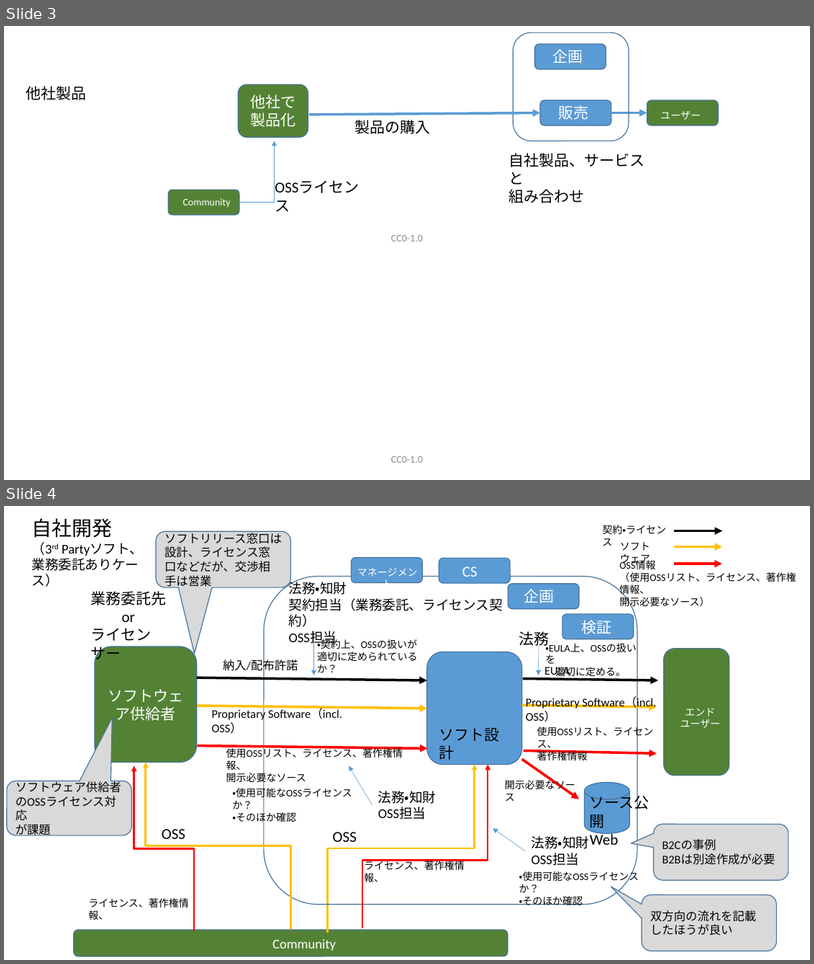
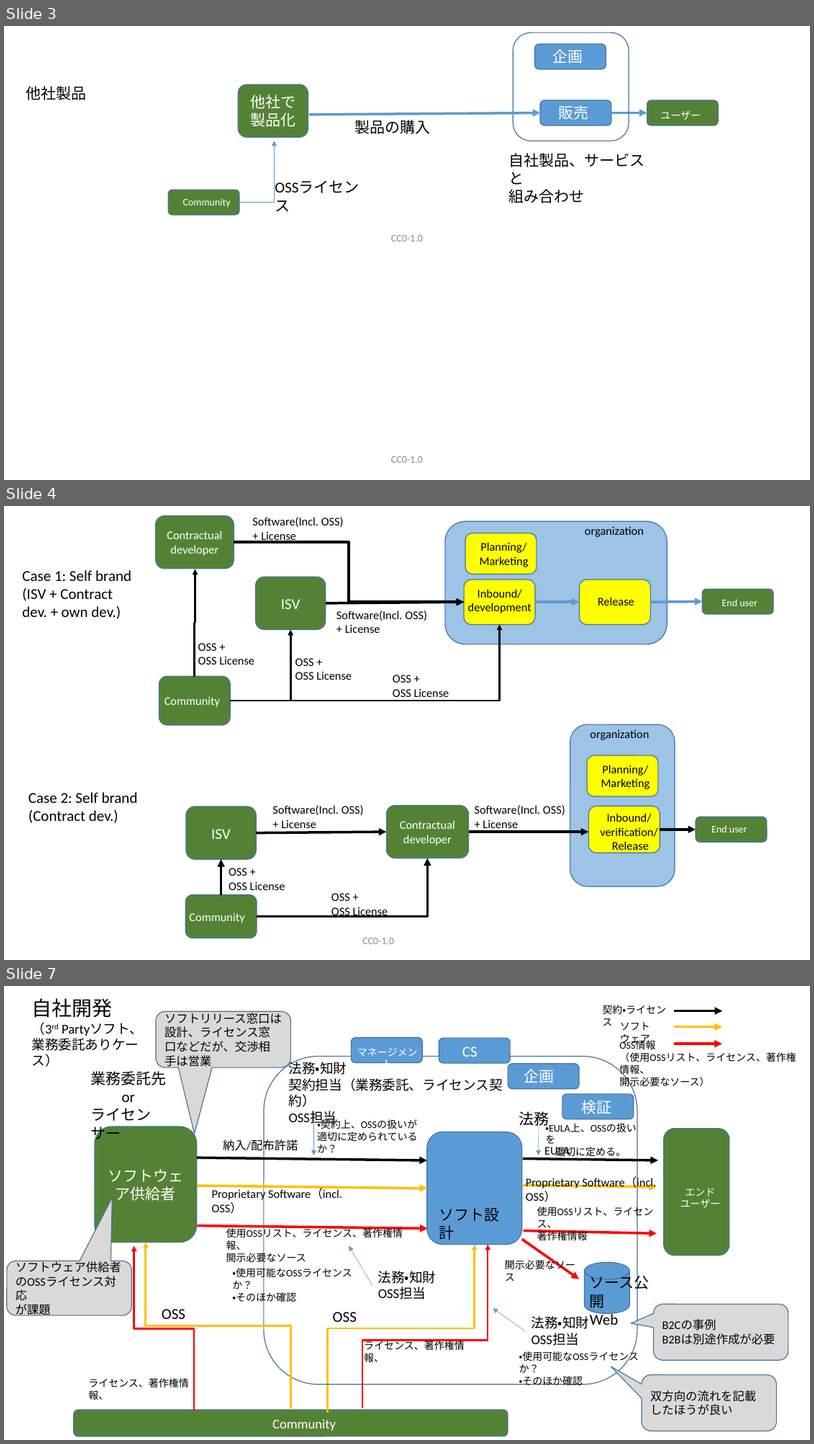
Before and after one commit to OpenChain-Project/OpenChain-JWG, a slide deck: CaseStudy/BusinessFlow/BusinessFlow-CE.pptx. Shown one above the other, each under a label of ours: slides 3 and 4 before the commit, slides 3, 4 and 7 after it; the slides between them are not shown. The pictures are 814x964 and 814x1444 pixels, drawn with LibreOffice and Linux fonts; fonts in the diff are those of the drawing. Boxes give left, top, right and bottom in pixels: in the first picture for what was removed or moved away, otherwise in the second. Text is boxed around its words. In the diff, an @@ line names an element or a change of style, - is before the commit and + after.

```diff
--- a/CaseStudy/BusinessFlow/BusinessFlow-CE.pptx
+++ b/CaseStudy/BusinessFlow/BusinessFlow-CE.pptx
@@ slide 4 added at (4, 506, 810, 960), background #FFFFFF @@
@@ group added at (22, 515, 774, 725): 12 texts, 8 rounded rectangles, 4 elbow arrows, 3 arrows @@
+Case 1: Self brand
+(ISV + Contract dev. + own dev.)
+Inbound/
+development
+Release
+Planning/Marketing
+End user
+Community
+ISV
+Contractual developer
+Software(Incl. OSS)
++ License
+OSS +
+OSS License
+Software(Incl. OSS)
++ License
+OSS +
+OSS License
+OSS +
+OSS License
+organization
@@ group added at (28, 724, 767, 938): 10 texts, 7 rounded rectangles, 3 arrows, 2 elbow arrows @@
+Case 2: Self brand
+(Contract dev.)
+Inbound/
+verification/
+Release
+End user
+Community
+ISV
+Contractual developer
+Planning/Marketing
+Software(Incl. OSS)
++ License
+OSS +
+OSS License
+OSS +
+OSS License
+Software(Incl. OSS)
++ License
+organization
@@ text added at (363, 937, 394, 944), 12 pt, text #8C8C8C @@
+CC0-1.0
@@ what was slide 4 is now slide 7 @@
```
Also in this commit, not shown: 2 other slides added, 1 other file.
